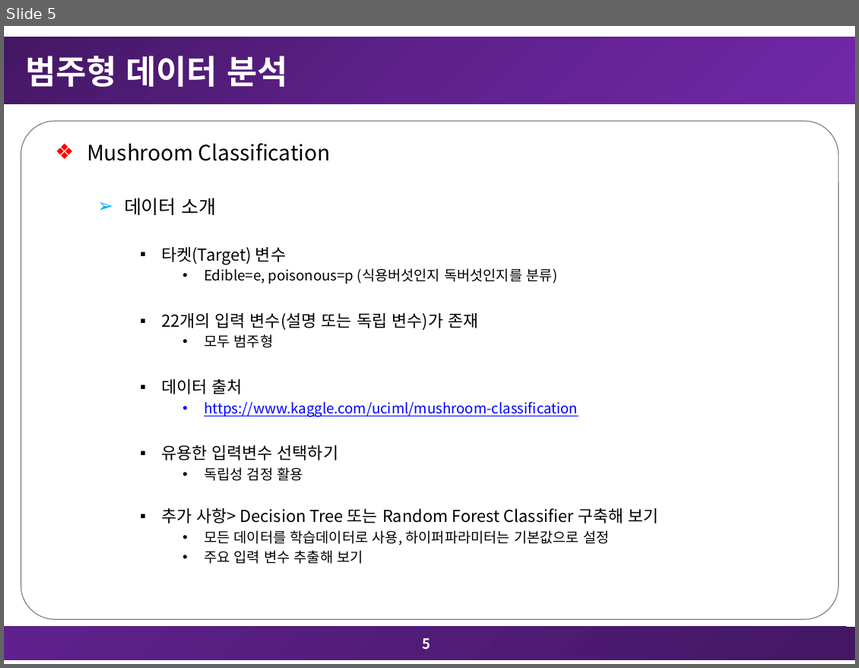
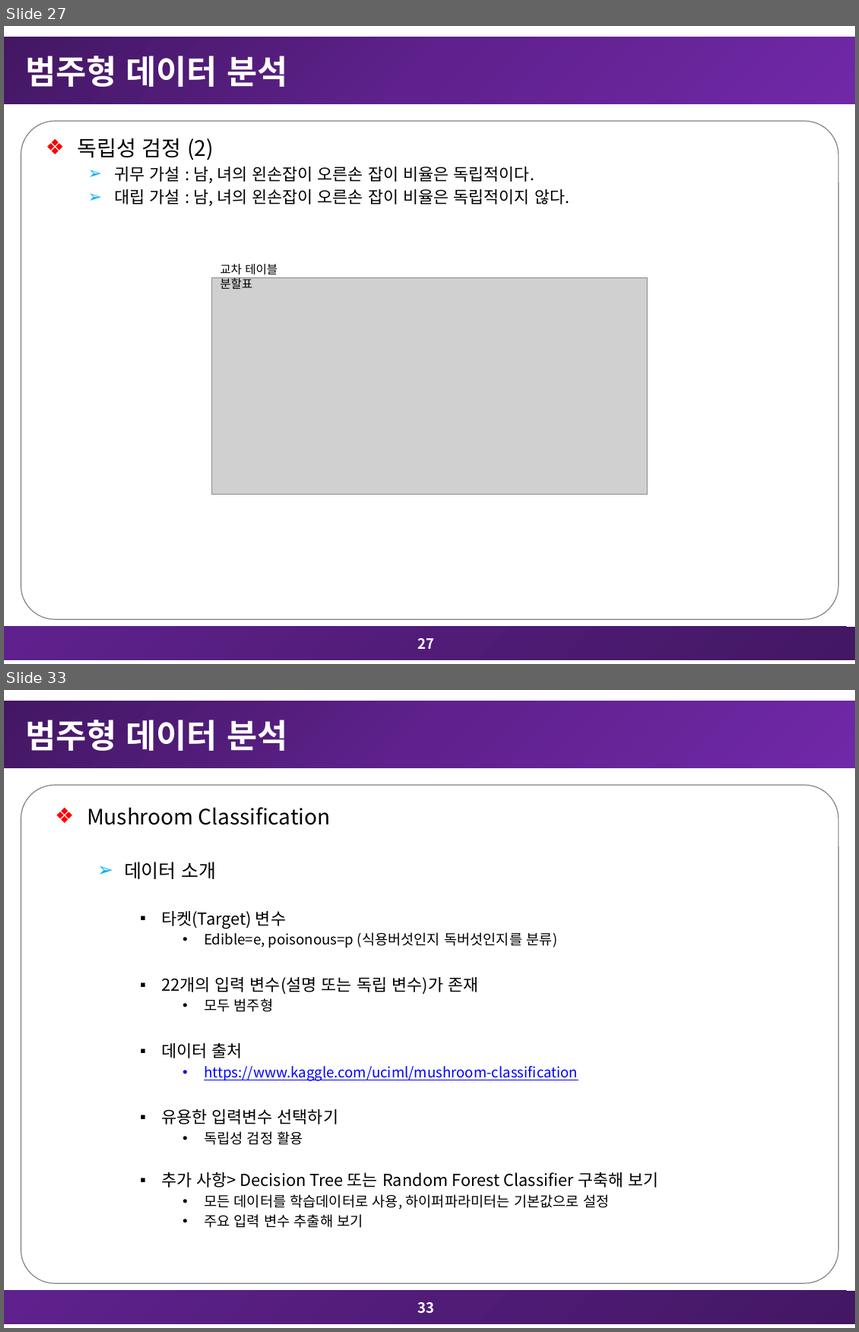
Before and after one commit to TaegyuHan/SCH_Multivariate_Analysis, a slide deck: 과제/8차_다변량분석_과제_20171483_한태규.pptx. Shown one above the other, each under a label of ours: slide 5 before the commit, slides 27 and 33 after it; the slides between them are not shown. The pictures are 859x668 and 859x1332 pixels, drawn with LibreOffice and Linux fonts; fonts in the diff are those of the drawing; grey boxes stand for pictures. Boxes give left, top, right and bottom in pixels: in the first picture for what was removed or moved away, otherwise in the second. Text is boxed around its words. In the diff, an @@ line names an element or a change of style, - is before the commit and + after.

```diff
--- a/과제/8차_다변량분석_과제_20171483_한태규.pptx
+++ b/과제/8차_다변량분석_과제_20171483_한태규.pptx
@@ slide 27 added at [4, 26, 855, 664], background #FFFFFF; not listed: 3 template elements that a slide beside it also shows @@
@@ title added at [26, 56, 287, 87], 28 pt, text #FFFFFF, bold @@
+범주형 데이터 분석
@@ text added at [78, 138, 570, 206], 14 pt, text #000000 @@
+  ❖ 독립성 검정 (2)
+  ➢ 귀무 가설 : 남, 녀의 왼손잡이 오른손 잡이 비율은 독립적이다.
+  ➢ 대립 가설 : 남, 녀의 왼손잡이 오른손 잡이 비율은 독립적이지 않다.
@@ text added at [220, 264, 278, 289], 10 pt, text #000000 @@
+교차 테이블 분할표
@@ picture added at [211, 278, 648, 495] @@
@@ page number added at [418, 639, 435, 649], 12 pt, text #FFFFFF, bold @@
+27
@@ what was slide 5 is now slide 33 @@
@@ page number at [418, 1303, 435, 1314]: text changed @@
-5
+33
```
Also in this commit, not shown: 28 other slides added, 5 other files.
